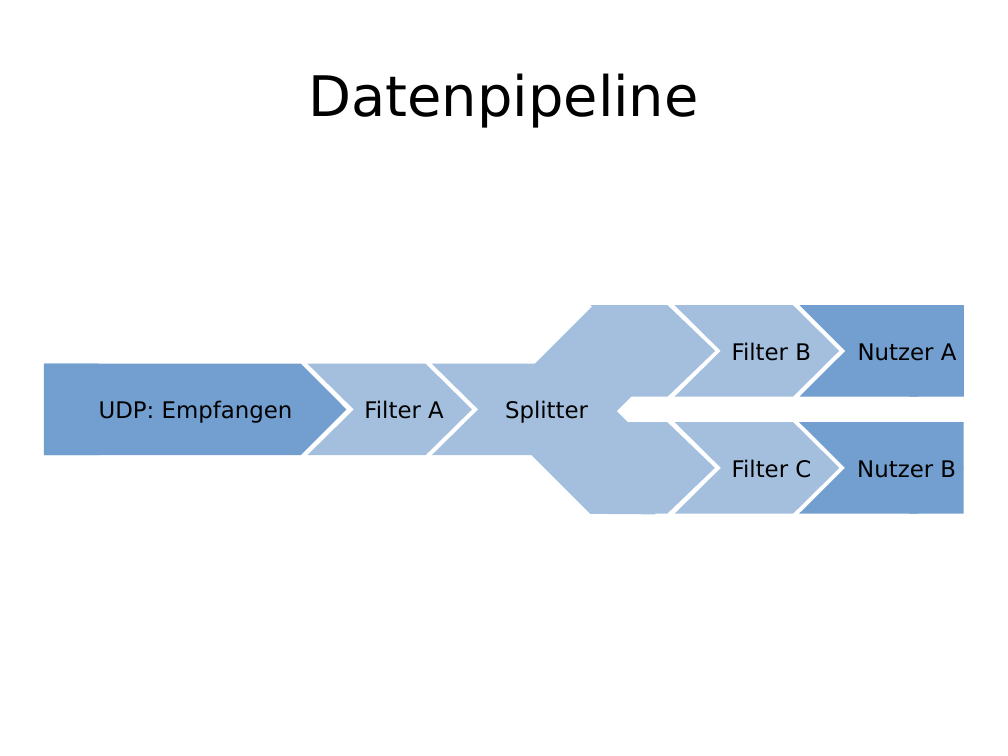
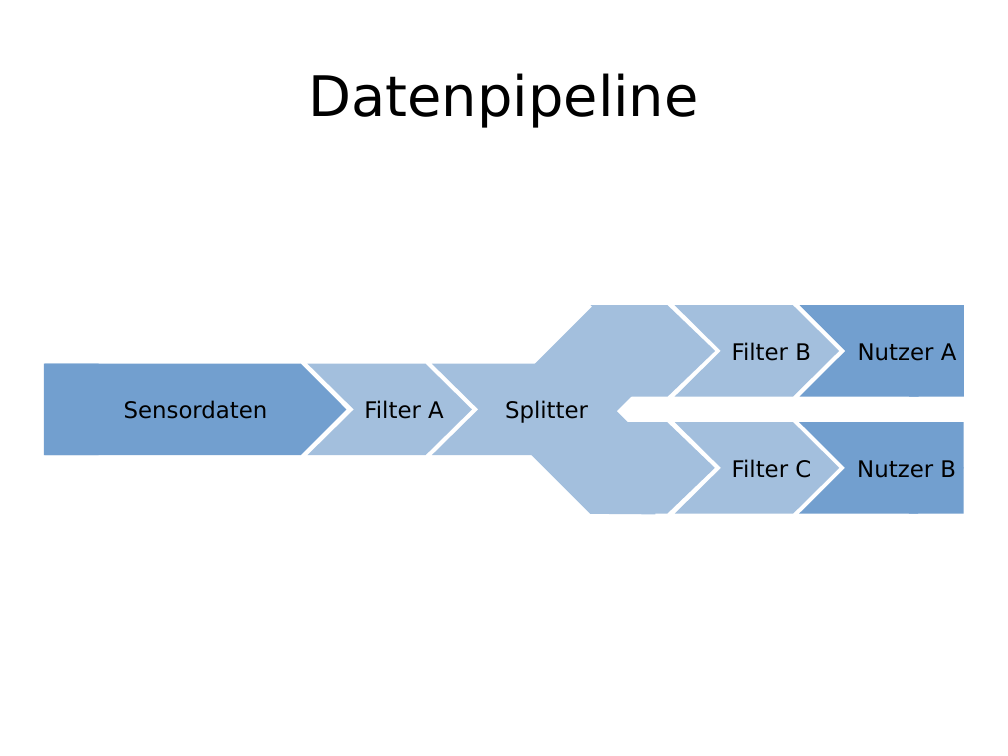
Before and after one commit to enra64/psychic-giggle, a slide deck: slide 24 of zwischenstand anfang dezember.odp (slide 23 before the commit). Drawn at 1008x756 pixels with LibreOffice and Linux fonts; fonts in the diff are those of the drawing. Boxes give left, top, right and bottom in pixels: in the first picture for what was removed or moved away, otherwise in the second. Text is boxed around its words. In the diff, an @@ line names an element or a change of style, - is before the commit and + after.

```diff
--- a/zwischenstand anfang dezember.odp
+++ b/zwischenstand anfang dezember.odp
@@ text in freeform shape at box(124, 400, 268, 419): text changed @@
-UDP: Empfangen
+Sensordaten
```
Also in this commit, not shown: 4 other slides changed, 1 slide added.
